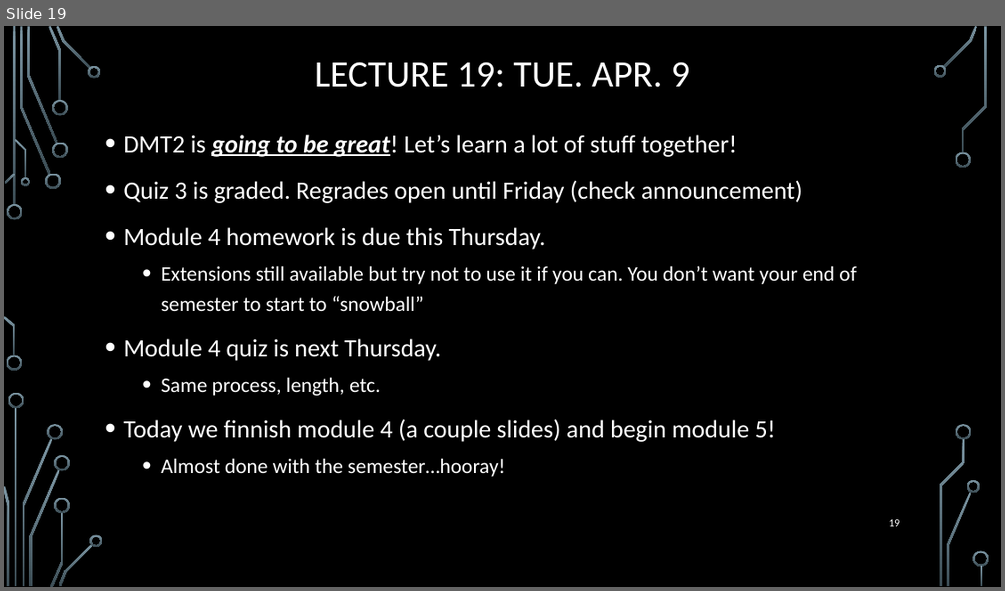
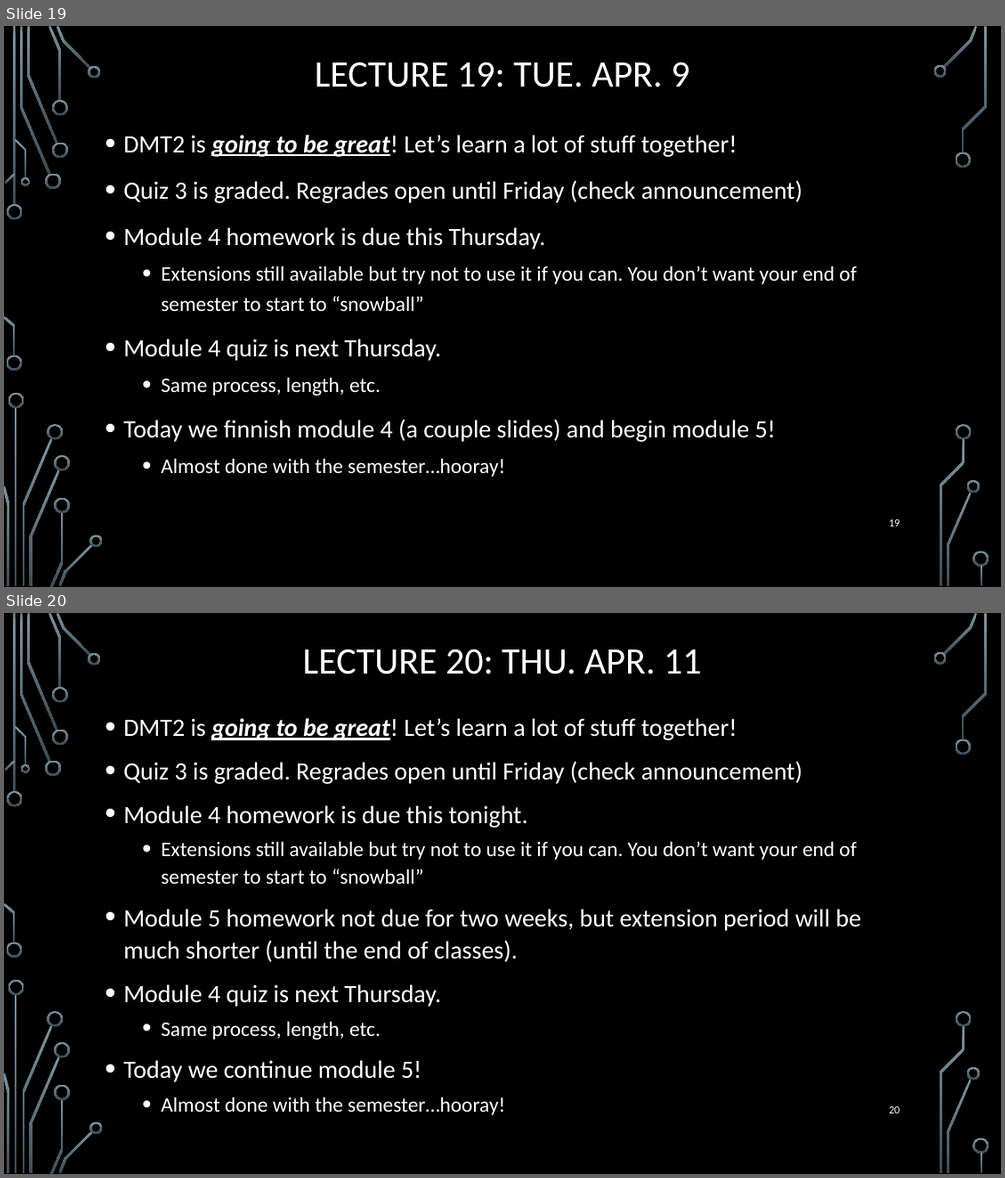
Before and after one commit to markfloryan/dmt2, a slide deck: slides/00-DailyAnnouncements.pptx. Shown one above the other, each under a label of ours: slide 19 before the commit, slides 19 and 20 after it. The pictures are 1005x591 and 1005x1178 pixels, drawn with LibreOffice and Linux fonts; fonts in the diff are those of the drawing; background and template pictures are left out. Boxes give left, top, right and bottom in pixels: in the first picture for what was removed or moved away, otherwise in the second. Text is boxed around its words. In the diff, an @@ line names an element or a change of style, - is before the commit and + after.

Commit message:
lecture planning

```diff
--- a/slides/00-DailyAnnouncements.pptx
+++ b/slides/00-DailyAnnouncements.pptx
@@ slide 20 added at box(4, 613, 1001, 1174), background picture (left out); not listed: 36 template elements that a slide beside it also shows @@
@@ title added at box(303, 649, 702, 674), 36 pt, text #FFFFFF @@
+LECTURE 20: THU. APR. 11
@@ text added at box(123, 718, 861, 1115), 24 pt, text #FFFFFF @@
+• DMT2 is going to be great! Let’s learn a lot of stuff together!
+• Quiz 3 is graded. Regrades open until Friday (check announcement)
+• Module 4 homework is due this tonight.
+  • Extensions still available but try not to use it if you can. You don’t want your end of semester to start to “snowball”
+• Module 5 homework not due for two weeks, but extension period will be much shorter (until the end of classes).
+• Module 4 quiz is next Thursday.
+  • Same process, length, etc.
+• Today we continue module 5!
+  • Almost done with the semester…hooray!
@@ page number added at box(889, 1106, 899, 1113), 10.5 pt, text #FFFFFF @@
+20
```
Also in this commit, not shown: 1 other file.
